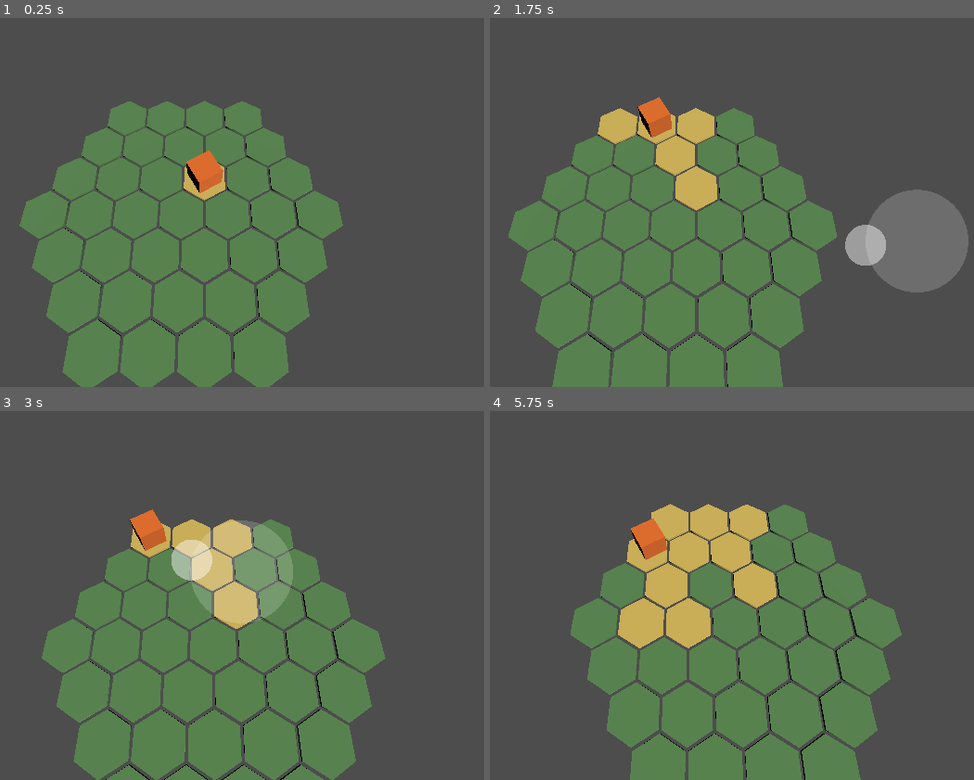
Above: before the commit, frames 1-4 (two rows, left to right).
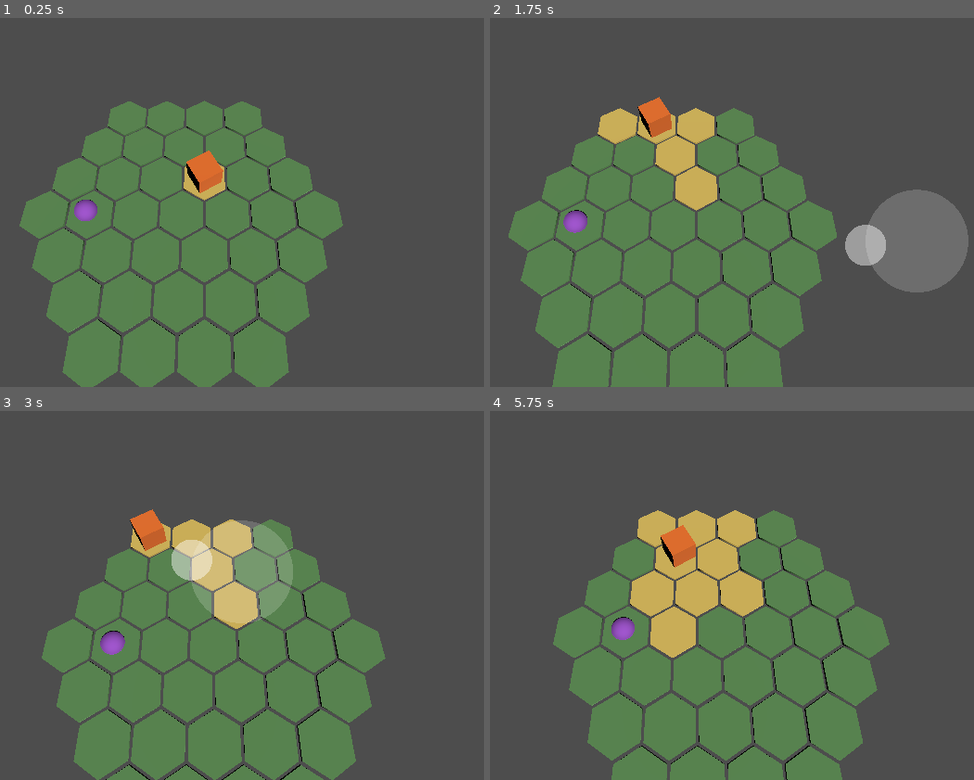
Above: after the commit, the same moments.

Repository: Coarisfinia/khovax
Game: Godot game, scene res://game/main.tscn
The game is run twice, just before and just after one commit, with the same random seed, the same clock (stepped at 60 frames per second) and the same inputs.
Inputs (mouse positions are in pixels of both pictures, inside the frame that each line leads up to):
- Up to frame 1 (0.25 s): no input
- Up to frame 2 (1.75 s): tap Enter at 0.5 s; move the mouse to (659, 261) at 0.52 s; hold W (move_up) 0.53-1.25 s; click (659, 261) at 0.67 s; drag from (915, 243) to (659, 261) at 1.27 s
- Up to frame 3 (3 s): move the mouse to (outside the picture) at 2.02 s; hold A (move_left) 2.03-2.75 s; drag from (242, 573) to (outside the picture) at 2.77 s
- Up to frame 4 (5.75 s): move the mouse to (581, 466) at 3.52 s; hold S (move_down) 3.53-4.25 s; drag from (857, 551) to (581, 466) at 4.27 s; move the mouse to (548, 591) at 5.02 s; hold W (move_up) from 5.03 s (still down); click (548, 591) at 5.17 s

The runs differ from the first frame. In frame 1, 0.2% of the frame differs, in the area x 15-21%, y 49-56%; in frame 2, 0.2%; in frame 3, 0.3%; in frame 4, 14%, in the area x 13-86%, y 25-100%.

Commit message:
A wild monster's stand-in: a ball on its own tile, which walkers can't enter
Maps mark wild monsters with `m`; WildMonsterFeature places one entity
without a slot on each when the run begins, and WildMonsterView shows a
ball resting on its tile. Movement refuses a tile where anything other
than a player stands; players still pass through each other, for co-op.
The basic map gets one at (-2, 0), with ground all around for a ring.

Walking now plays out differently, so RULES_VERSION is 3, the golden
replay is rehashed and the APK flow's expected hash updated.

Closes #19

Co-Authored-By: Claude Opus 5.5 <noreply@anthropic.com>

Diff:
--- a/game/main.tscn
+++ b/game/main.tscn
@@ -7,6 +7,7 @@
 [ext_resource type="Script" path="res://view/follow_camera.gd" id="5_camera"]
 [ext_resource type="Script" path="res://input/touch_stick.gd" id="6_stick"]
 [ext_resource type="Script" path="res://view/trail_view.gd" id="7_trail"]
+[ext_resource type="Script" path="res://view/wild_monster_view.gd" id="8_wild"]
 
 [sub_resource type="StandardMaterial3D" id="StandardMaterial3D_sgp6g"]
 albedo_color = Color(0.94, 0.45, 0.16, 1)
@@ -31,6 +32,10 @@
 script = ExtResource("7_trail")
 driver = NodePath("../Driver")
 grid = NodePath("../HexGrid")
+
+[node name="WildMonsterView" type="Node3D" parent="." node_paths=PackedStringArray("driver") unique_id=1408221635]
+script = ExtResource("8_wild")
+driver = NodePath("../Driver")
 
 [node name="Cube" type="MeshInstance3D" parent="." node_paths=PackedStringArray("driver") unique_id=1715359208]
 transform = Transform3D(0.8660254, 0, 0.5, 0, 1, 0, -0.5, 0, 0.8660254, 0, 0, 0)
--- a/sim/features/features.gd
+++ b/sim/features/features.gd
@@ -6,3 +6,4 @@
 const NONE: int = 0
 const MOVEMENT: int = 1
 const TRAIL: int = 2
+const WILD_MONSTERS: int = 3
--- a/sim/features/movement_feature.gd
+++ b/sim/features/movement_feature.gd
@@ -3,7 +3,9 @@
 ## Walking tile by tile, for every entity with a walk (its movement component): a move command
 ## starts a step to the neighboring tile, which takes MOVE_TICKS ticks to arrive. A move that
 ## arrives is followed by the next one in the same tick, so a held direction walks without pauses.
-## The map's edge, water and rock stop a walker. Each started step raises an EntityMoved event.
+## The map's edge, water and rock stop a walker, and so does a tile where something other than a
+## player stands (a wild monster, #19); players walk through each other, so co-op players never
+## block one another. Each started step raises an EntityMoved event.
 ## Walkers go in entity id order, each moved by the command of the player slot that owns it.
 
 ## Ticks to walk from one tile to the next.
@@ -61,9 +63,17 @@
 	if command.move < 0 or command.move >= Hex.DIRECTIONS.size():
 		return
 	var next: Vector2i = walker.tile + Hex.DIRECTIONS[command.move]
-	if not state.map.is_walkable(next):
+	if not state.map.is_walkable(next) or _is_occupied(state, next):
 		return
 	current.from = walker.tile
 	walker.tile = next
 	current.ticks_left = MOVE_TICKS
 	state.events.append(EntityMoved.new(walker.id, current.from, next))
+
+
+## Whether something other than a player stands on the tile.
+static func _is_occupied(state: GameState, tile: Vector2i) -> bool:
+	for other: Entity in state.entities:
+		if other.slot == Entity.NO_SLOT and other.tile == tile:
+			return true
+	return false
--- /dev/null
+++ b/sim/features/wild_monster_feature.gd
@@ -0,0 +1,34 @@
+class_name WildMonsterFeature
+extends Feature
+## Wild monsters (#19): when the run begins, one stands on every spot the map marks for it, as an
+## entity no player controls. For now each is a stand-in ball that just stands there; walkers
+## can't step onto its tile (MovementFeature), and a later rule catches it (#20).
+
+## Every wild monster's entity id, in id order.
+var monsters: Array[int] = []
+
+
+func id() -> int:
+	return Features.WILD_MONSTERS
+
+
+func start(state: GameState) -> void:
+	for spot: Vector2i in state.map.wild_monsters:
+		# Can't be refused: an entity without a slot is always added.
+		var monster: Entity = state.add_entity(Entity.NO_SLOT, spot)
+		monsters.append(monster.id)
+
+
+func entity_removed(_state: GameState, removed_id: int) -> void:
+	monsters.erase(removed_id)
+
+
+## Whether the entity with this id is a wild monster.
+func is_wild_monster(entity_id: int) -> bool:
+	return monsters.has(entity_id)
+
+
+func hash_values() -> Array[int]:
+	var values: Array[int] = [monsters.size()]
+	values.append_array(monsters)
+	return values
--- a/sim/hex_map.gd
+++ b/sim/hex_map.gd
@@ -11,11 +11,15 @@
 const MAX_TILES: int = 4096
 ## The characters of a map file, by terrain; a digit 1 to 4 is ground where that player starts.
 const SYMBOLS: Dictionary[String, int] = { ".": GROUND, "~": WATER, "^": BLOCKED }
+## Ground where a wild monster stands when the run begins (WildMonsterFeature, #19).
+const WILD_MONSTER: String = "m"
 
 ## Every tile's terrain, by tile.
 var terrain: Dictionary[Vector2i, int] = {}
 ## Where the players start, by slot.
 var starts: Array[Vector2i] = []
+## Where wild monsters stand when the run begins, in the map file's reading order.
+var wild_monsters: Array[Vector2i] = []
 ## Why the map file couldn't be read, or "" when it could.
 var problem: String = ""
 
@@ -34,7 +38,8 @@
 ## is `origin <column> <row>`: the character there is tile (0, 0). Every further line is one row r
 ## of the map, from the origin row's r = 0 down; a tile sits on every second column (doubled
 ## coordinates), so each row is offset by half a tile, as on screen. `.` is ground, `~` water,
-## `^` blocked, a digit 1 to 4 a player's start on ground, and a space no tile.
+## `^` blocked, a digit 1 to 4 a player's start on ground, `m` a wild monster on ground, and a
+## space no tile.
 static func parse(text: String) -> HexMap:
 	var map: HexMap = HexMap.new()
 	var rows: Array[String] = []
@@ -116,6 +121,10 @@
 	for start: Vector2i in starts:
 		values.append(start.x)
 		values.append(start.y)
+	values.append(wild_monsters.size())
+	for spot: Vector2i in wild_monsters:
+		values.append(spot.x)
+		values.append(spot.y)
 	return values
 
 
@@ -135,10 +144,13 @@
 		var slot: int = symbol.to_int() - 1 if symbol.is_valid_int() else -1
 		if posmod(doubled, 2) != 0:
 			return "'%s' in row %d sits between two tiles" % [symbol, r]
-		if not SYMBOLS.has(symbol) and (slot < 0 or slot >= GameState.MAX_PLAYERS):
+		var known: bool = SYMBOLS.has(symbol) or symbol == WILD_MONSTER
+		if not known and (slot < 0 or slot >= GameState.MAX_PLAYERS):
 			return "'%s' in row %d isn't a map symbol" % [symbol, r]
 		var tile: Vector2i = Vector2i(Fixed.div_floor(doubled, 2), r)
 		terrain[tile] = SYMBOLS.get(symbol, GROUND)
+		if symbol == WILD_MONSTER:
+			wild_monsters.append(tile)
 		if slot >= 0 and starts_by_slot.has(slot):
 			return "player %d's start is marked twice" % (slot + 1)
 		if slot >= 0:
--- a/sim/instances/instances.gd
+++ b/sim/instances/instances.gd
@@ -4,7 +4,8 @@
 ## step order. The players start on the map's starts. An instance switches game rules on and off
 ## by listing them, and they can change during a run.
 
-## The playground: the hand-made map maps/basic.map, walking, and a trail per player.
+## The playground: the hand-made map maps/basic.map, walking, a trail per player, and the wild
+## monsters the map places.
 const BASIC: String = "basic"
 const NAMES: Array[String] = [BASIC]
 const MAPS: String = "res://maps/"
@@ -30,7 +31,11 @@
 		var limits: Array = [instance_name, map.starts.size(), players]
 		push_error("instance %s takes 1 to %d players, not %d" % limits)
 		return null
-	var ordered: Array[Feature] = [MovementFeature.new(), TrailFeature.new()]
+	var ordered: Array[Feature] = [
+		MovementFeature.new(),
+		TrailFeature.new(),
+		WildMonsterFeature.new(),
+	]
 	var state: GameState = GameState.new(map, seed_value, ordered)
 	if not state.problem.is_empty():
 		push_error("instance %s has an invalid feature order: %s" % [instance_name, state.problem])
--- a/sim/simulation.gd
+++ b/sim/simulation.gd
@@ -9,7 +9,7 @@
 ## The version of the rules, recorded in every replay. Bump it in a change that makes existing
 ## replays play out differently, and rehash the golden replays in the same change
 ## (tests/replays/rehash.gd): an old replay then fails with a clear message, not a mismatch.
-const RULES_VERSION: int = 2
+const RULES_VERSION: int = 3
 
 
 ## Advances `state` by one tick. `commands` holds each player slot's command, indexed by slot.
--- a/tests/apk/apk_flow.gd
+++ b/tests/apk/apk_flow.gd
@@ -17,7 +17,7 @@
 const FINGER: int = 0
 ## The state hash after the scripted walk; when a rule change alters it on purpose, update it with
 ## the golden replays (see AGENTS.md).
-const EXPECTED_HASH: int = 3_313_556_164
+const EXPECTED_HASH: int = 2_476_267_193
 
 
 ## Runs the flow in `main` (the running main scene) and announces the result with `finished`.
--- a/tests/e2e/test_boot_flow.gd
+++ b/tests/e2e/test_boot_flow.gd
@@ -1,6 +1,6 @@
 extends RefCounted
 ## Boot flow: the main scene boots into a hex grid with the cube standing on one tile, in view of
-## the camera.
+## the camera, and a wild monster's ball resting on its own tile.
 
 
 func run(tree: SceneTree) -> String:
@@ -22,6 +22,7 @@
 		_check_cube_placement,
 		_check_cube_in_view,
 		_check_state_drives_view,
+		_check_ball,
 		_check_terrain_colors,
 	]
 	var result: String = ""
@@ -152,6 +153,35 @@
 	var cube: HexPiece = main.get_node("Cube") as HexPiece
 	if cube.tile != driver.state.player(0).tile:
 		return "the cube is on %s, the player on %s" % [cube.tile, driver.state.player(0).tile]
+	return ""
+
+
+## The basic map's wild monster (#19) is a ball resting on its tile, (-2, 0), with room for a ring
+## around it: all six neighbors are ground on the map.
+func _check_ball(main: Node) -> String:
+	var driver: GameDriver = main.get_node("Driver") as GameDriver
+	var view: WildMonsterView = main.get_node_or_null("WildMonsterView") as WildMonsterView
+	var feature: WildMonsterFeature = (
+		driver.state.feature(Features.WILD_MONSTERS) as WildMonsterFeature
+	)
+	if view == null or feature == null or feature.monsters.size() != 1:
+		return "the main scene needs a WildMonsterView, and the basic map one wild monster"
+	var monster: Entity = driver.state.entity(feature.monsters[0])
+	var spot: Vector2i = Vector2i(-2, 0)
+	if monster.tile != spot or monster.slot != Entity.NO_SLOT:
+		return "the wild monster stands on %s, not on %s, or a player owns it" % [
+			monster.tile,
+			spot,
+		]
+	for direction: Vector2i in Hex.DIRECTIONS:
+		if not driver.state.map.is_walkable(spot + direction):
+			return "no ring fits around the ball: %s isn't ground" % (spot + direction)
+	var ball: HexPiece = view.balls.get(monster.id)
+	if ball == null or not ball.is_visible_in_tree() or ball.tile != spot:
+		return "no ball shown on the wild monster's tile"
+	var bottom: float = ball.global_position.y - WildMonsterView.RADIUS
+	if not is_equal_approx(bottom, HexGrid.TILE_HEIGHT):
+		return "the ball's bottom is at %f, not on the tile's top" % bottom
 	return ""
 
 
--- a/tests/e2e/test_movement_flow.gd
+++ b/tests/e2e/test_movement_flow.gd
@@ -1,7 +1,8 @@
 extends RefCounted
 ## Movement flow, through every layer: keys and the touch stick press the movement actions, the
 ## local input turns them into commands, the simulation walks the player from tile to tile along a
-## known path, zigzagging along a column for straight up and stopping at the grid's edge, and the
+## known path, zigzagging along a column for straight up and stopping at the grid's edge and at a
+## wild monster's ball, and the
 ## view glides the cube between tiles without jumps. Real key and touch events reach the actions
 ## too. Time is stepped by hand, so the flow is deterministic.
 
@@ -75,6 +76,8 @@
 	var result: String = _check_bindings()
 	if result.is_empty():
 		result = _check_paths()
+	if result.is_empty():
+		result = _check_blocked_by_ball()
 	_release_all()
 	_main.queue_free()
 	await tree.process_frame
@@ -428,6 +431,20 @@
 	_cube.show_state()
 
 
+## A wild monster's ball blocks the way (#19): walking left along its row from (0, 0) stops on
+## (-1, 0), next to the ball on (-2, 0), however long the key is held.
+func _check_blocked_by_ball() -> String:
+	var player: Entity = _driver.state.player(0)
+	player.tile = Vector2i.ZERO
+	var movement: MovementFeature = _driver.state.feature(Features.MOVEMENT) as MovementFeature
+	movement.walk(player.id).from = Vector2i.ZERO
+	_cube.show_state()
+	var result: String = _walk(["move_left"], [Vector2i(-1, 0)])
+	if not result.is_empty():
+		return "walking toward the ball: " + result
+	return ""
+
+
 ## The player's tile in the simulation.
 func _tile() -> Vector2i:
 	return _driver.state.player(0).tile
--- a/tests/e2e/test_replay_flow.gd
+++ b/tests/e2e/test_replay_flow.gd
@@ -674,7 +674,8 @@
 	return recorded
 
 
-## The basic instance's map file reads as the disc it draws, with the players' starts, and a
+## The basic instance's map file reads as the disc it draws, with the players' starts and its wild
+## monster, and a
 ## broken map file says what is wrong.
 func _check_map_file() -> String:
 	var map: HexMap = Instances.basic(42).map
@@ -686,6 +687,8 @@
 	]
 	if map.sorted_tiles() != HexMap.disc(RADIUS).sorted_tiles() or map.starts != starts:
 		return "maps/basic.map isn't the disc of radius 3 with its four starts"
+	if map.wild_monsters != ([Vector2i(-2, 0)] as Array[Vector2i]):
+		return "maps/basic.map's wild monster isn't on (-2, 0): %s" % [map.wild_monsters]
 	var broken: Dictionary[String, String] = {
 		". . .": "a map file starts with",
 		"origin 0 0\n. .. .": "'.' in row 0 sits between two tiles",
--- /dev/null
+++ b/view/wild_monster_view.gd
@@ -0,0 +1,61 @@
+class_name WildMonsterView
+extends Node3D
+## The wild monsters' look (#19): for now a ball for each, resting on its tile, its color standing
+## out from the tiles, the trail and the players (and it's round, so it doesn't rely on color
+## alone). It follows the wild monster feature's state: a ball appears for each wild monster and
+## goes when it does. It only reads the state.
+
+## The ball's radius, in world units.
+const RADIUS: float = 0.4
+
+@export var driver: GameDriver
+@export var ball_color: Color = Color(0.62, 0.32, 0.8)
+
+## The ball shown for each wild monster, by entity id.
+var balls: Dictionary[int, HexPiece] = {}
+var _mesh: SphereMesh
+
+
+func _ready() -> void:
+	_mesh = SphereMesh.new()
+	_mesh.radius = RADIUS
+	_mesh.height = RADIUS * 2.0
+	var material: StandardMaterial3D = StandardMaterial3D.new()
+	material.albedo_color = ball_color
+	_mesh.material = material
+
+
+func _process(_delta: float) -> void:
+	show_state()
+
+
+## Matches the balls to the current state. Called every frame; tests call it after stepping.
+func show_state() -> void:
+	if driver == null or driver.state == null:
+		return
+	var feature: WildMonsterFeature = (
+		driver.state.feature(Features.WILD_MONSTERS) as WildMonsterFeature
+	)
+	# An instance without wild monsters shows no balls.
+	var shown: Array[int] = []
+	if feature != null:
+		shown = feature.monsters
+	for entity_id: int in balls.keys():
+		if not shown.has(entity_id):
+			balls[entity_id].queue_free()
+			var _dropped: bool = balls.erase(entity_id)
+	for entity_id: int in shown:
+		if not balls.has(entity_id):
+			balls[entity_id] = _add_ball()
+		balls[entity_id].tile = driver.state.entity(entity_id).tile
+
+
+## A new ball, standing on its tile once it's given one.
+func _add_ball() -> HexPiece:
+	var piece: HexPiece = HexPiece.new()
+	piece.base_offset = RADIUS
+	var ball: MeshInstance3D = MeshInstance3D.new()
+	ball.mesh = _mesh
+	piece.add_child(ball)
+	add_child(piece)
+	return piece
Not shown, changed: maps/basic.map
Not shown, added: sim/features/wild_monster_feature.gd.uid
Not shown, added: view/wild_monster_view.gd.uid
Not shown, changed: AGENTS.md
Not shown, changed: tests/replays/two_players_walk.replay
